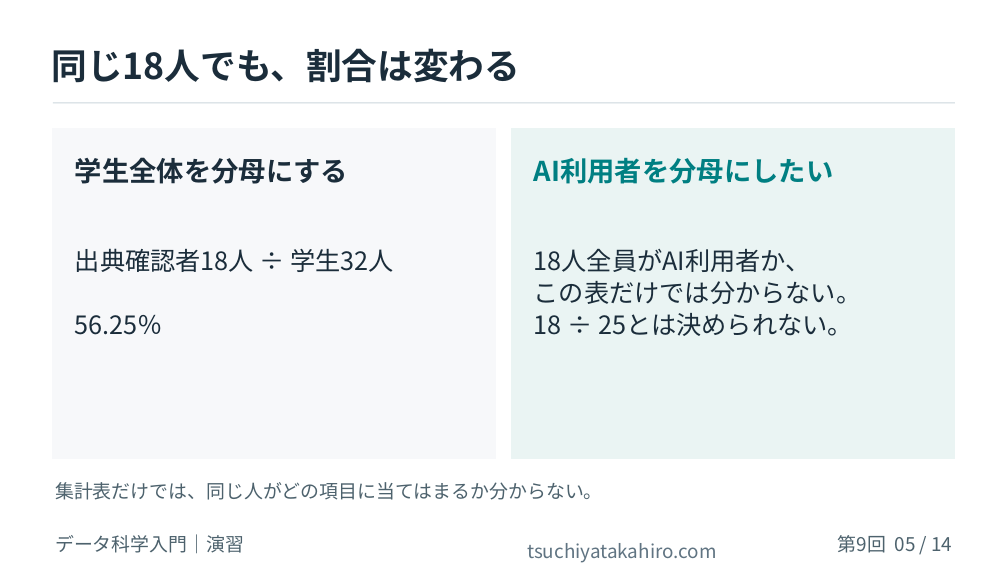
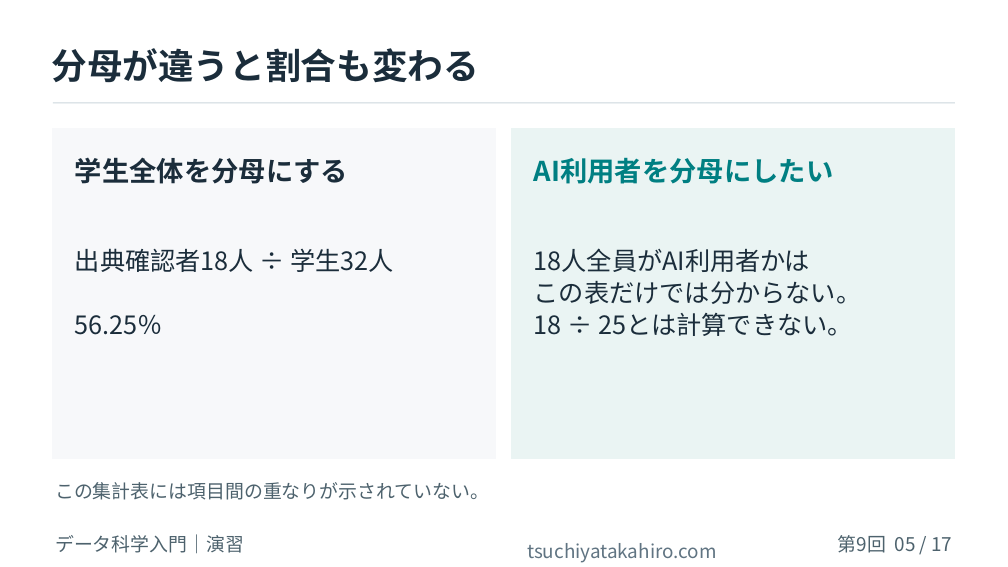
Before and after one commit to tsuchiyatakahirolab/ai-data-literacy, a slide deck: slide 5 of slides/Week09_Read_Numbers.pptx. Drawn at 1008x567 pixels with LibreOffice and Linux fonts; fonts in the diff are those of the drawing; background and template pictures are left out. Boxes give left, top, right and bottom in pixels: in the first picture for what was removed or moved away, otherwise in the second. Text is boxed around its words. In the diff, an @@ line names an element or a change of style, - is before the commit and + after.

```diff
--- a/slides/Week09_Read_Numbers.pptx
+++ b/slides/Week09_Read_Numbers.pptx
@@ text at [51,48,479,83]: text changed @@
-同じ18人でも、割合は変わる
+分母が違うと割合も変わる
@@ text at [534,248,810,272]: text changed @@
-18人全員がAI利用者か、
+18人全員がAI利用者かは
@@ text at [534,313,853,336]: text changed @@
-18 ÷ 25とは決められない。
+18 ÷ 25とは計算できない。
@@ text at [55,482,489,500]: text changed @@
-集計表だけでは、同じ人がどの項目に当てはまるか分からない。
+この集計表には項目間の重なりが示されていない。
@@ text at [838,535,953,553]: text changed @@
-第9回 05 / 14
+第9回 05 / 17
```
Also in this commit, not shown: 12 other slides changed, 4 slides added, 1 slide removed, 37 other files.
